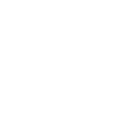
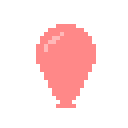
Layer changes from the first 128px x 128px image to the second:
"Layer 5": opacity 100% → 70%, painted on it over [36, 24, 96, 108]
